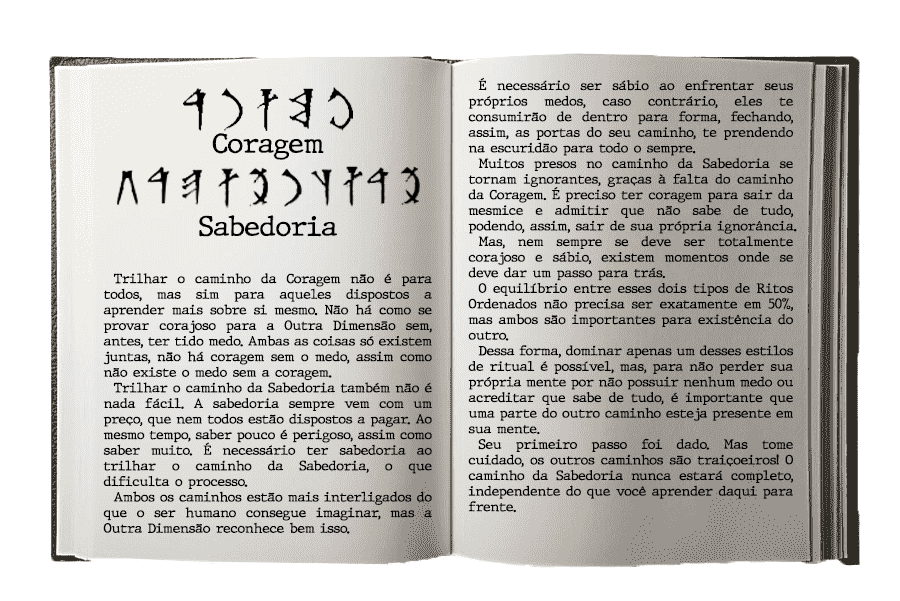
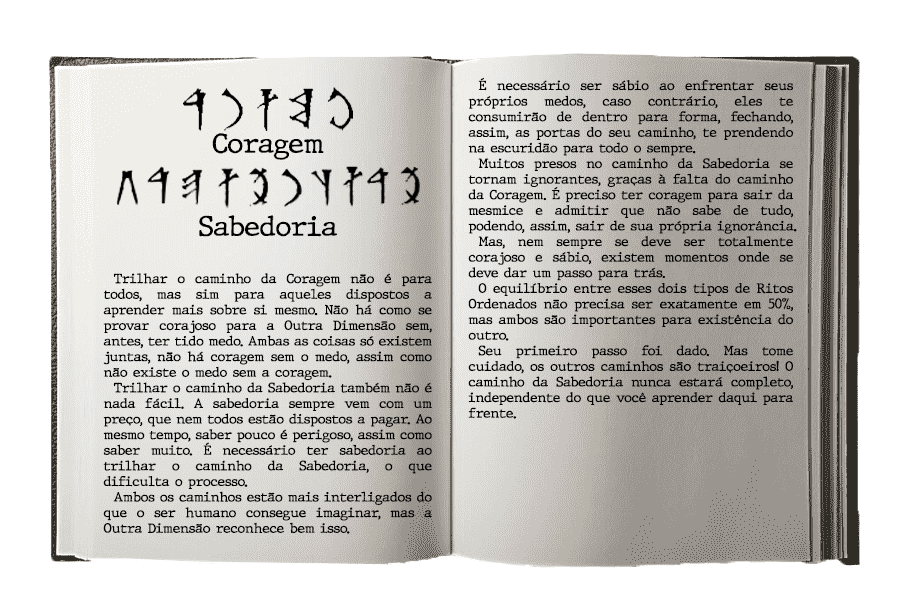
Layers edited between the first and the second 900px x 601px image:
painted on "É necessário ser sábio ao enfrentar seus próprios medos, caso c" over (x1=468, y1=345, x2=793, y2=513)
